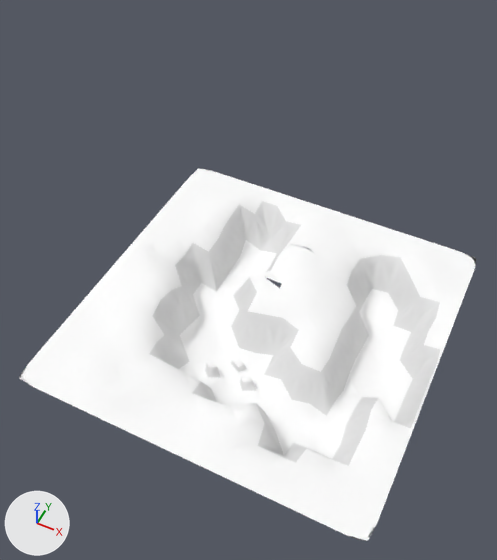
An edit to the Blender file blender/Terrain2.blend, drawn before and after from the same camera.
Camera for both pictures: a camera (50 mm lens) standing at (19.4, -42.6, 57.7) and looking at (-7.0, 10.1, -8.2). Every picture has the same lights, and +X, +Y and +Z are marked at lower left.
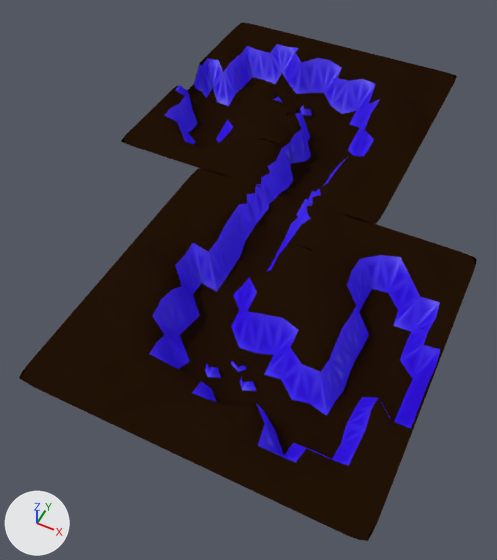
Pixel boxes (x1, y1, x2, y2) of what changed, in the pictures (497 x 560 px):
'Plane', recoloured, reshaped (white to black, 39% taller)
    before: (19, 168, 477, 541)
    after: (19, 23, 477, 541)
part 1 of me_plane, built on
    before: (205, 169, 376, 252)
    after: (121, 23, 457, 249)
part 2 of me_plane, recoloured
    before: (239, 187, 311, 225)
    after: (239, 187, 311, 237)
part 3 of me_plane, recoloured (white to black)
    before: (246, 201, 286, 253)
    after: (246, 217, 285, 253)

What changed in the scene script:
```text
Change mat_material_001:
    where n2 = _N.new('ShaderNodeBrightContrast'); n2.name = 'Bright/Contrast'
    add n2.inputs[0].default_value = (0.016, 0.00624, 0.00203, 1.0)  # 'Color', black #221207
Change mat_material:
    mat_material.base_color: (0.8, 0.8, 0.8) -> (0.0295, 0.0, 0.8)  # white #e7e7e7 -> blue #3000e7
Change me_plane:
    used by ob_plane; location = (0.0, 0.0, 0.0)
    remove me_plane.from_pydata(...)  # 1269 vertices, 2439 faces; spans x -18.6..18.6, y -18.6..18.6, z -5.3..1.7
    add me_plane.from_pydata(...)  # 2499 vertices, 4853 faces, 1 loose edge; spans x -30.9..18.6, y -18.6..55.4, z -5.3..1.7
    me_plane part 1: 21 vertices moved from x -9.0..-2.9, y 13.2..18.5, z -4.1..0.0 to x -9.0..-2.9, y 13.2..18.5, z -4.3..-1.6; 17 vertices removed from x -16.7..4.4, y 18.3..18.6, z 0.0; 1247 vertices added at x -30.9..6.2, y 18.3..55.4, z -5.3..1.7
    me_plane part 2: 16 faces spanning x -10.4..-1.4, y 14.2..18.3, z -3.3..0.2 switch from mat_material_001 to mat_material (blue #3000e7)
    me_plane part 3: 21 faces spanning x -8.5..-4.1, y 12.4..16.5, z -4.6..-2.9 switch from mat_material (white #e7e7e7) to mat_material_001
```
